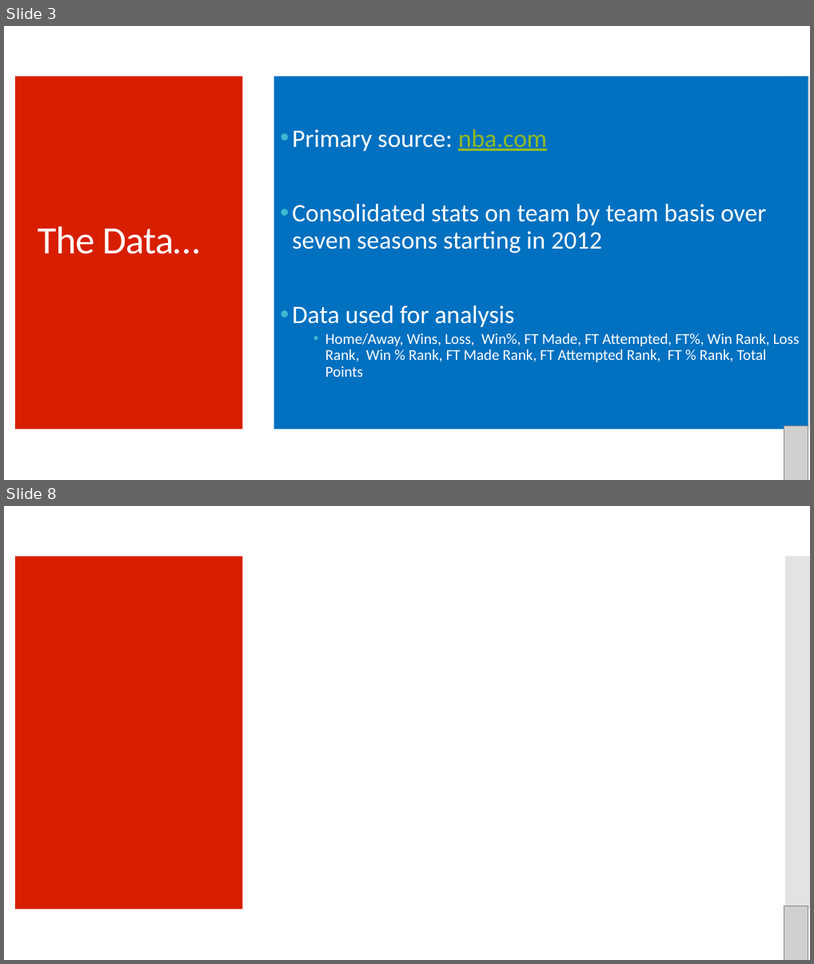
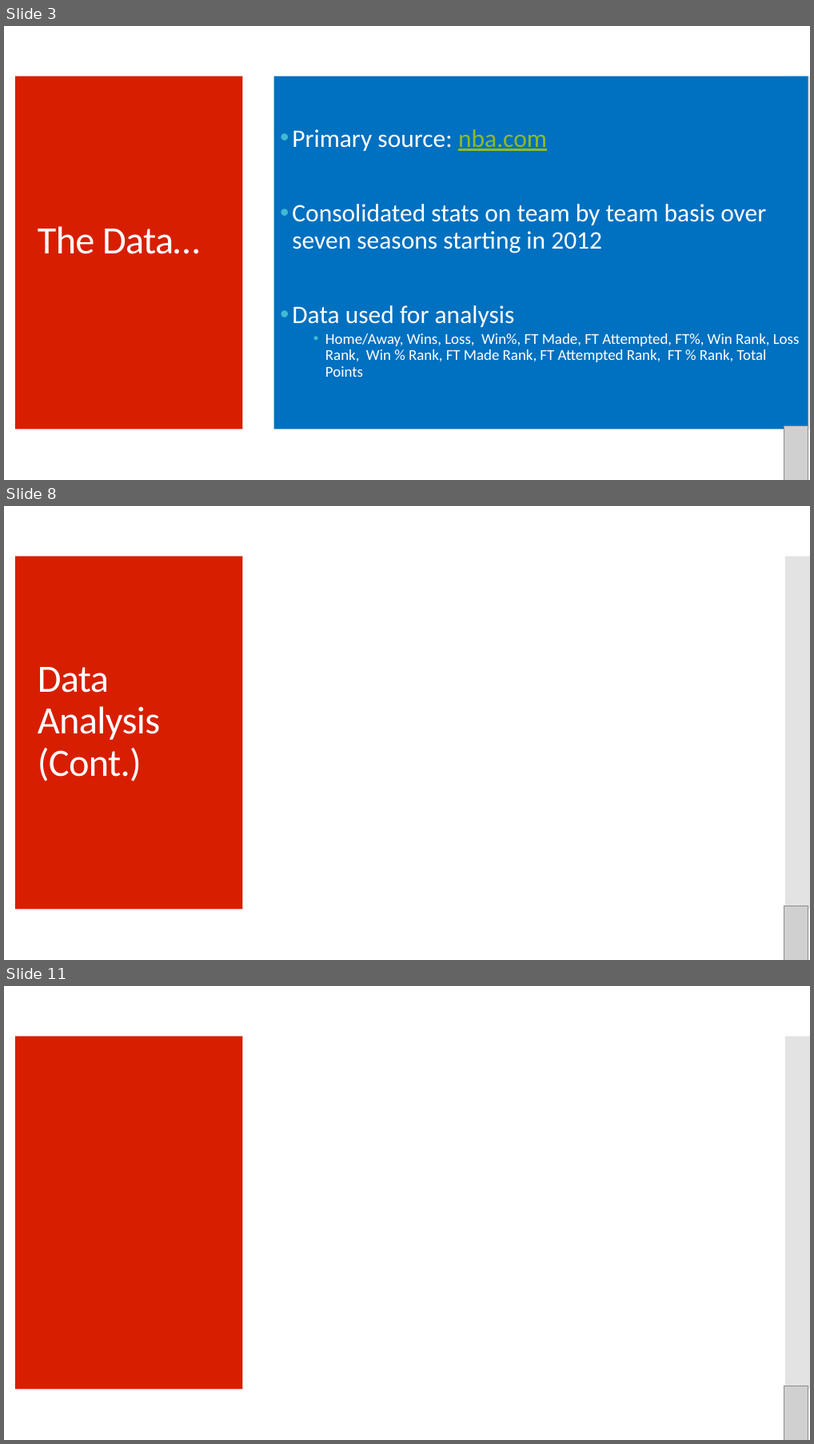
Before and after one commit to cnwaubi/LuckyNumber7, a slide deck: Presentation.pptx. Shown one above the other, each under a label of ours: slides 3 and 8 before the commit, slides 3, 8 and 11 after it; the slides between them are not shown. The pictures are 814x964 and 814x1444 pixels, drawn with LibreOffice and Linux fonts; fonts in the diff are those of the drawing; grey boxes stand for pictures. Boxes give left, top, right and bottom in pixels: in the first picture for what was removed or moved away, otherwise in the second. Text is boxed around its words. In the diff, an @@ line names an element or a change of style, - is before the commit and + after.

```diff
--- a/Presentation.pptx
+++ b/Presentation.pptx
@@ slide 8 added at (4,506,810,960), background #FFFFFF; not listed: 2 template elements that a slide beside it also shows @@
@@ title added at (38,667,160,781), 46 pt, text #FFFFFF @@
+Data
+Analysis
+(Cont.)
@@ picture added at (785,905,809,960) @@
@@ what was slide 8 is now slide 11 @@
```
Also in this commit, not shown: 1 slide changed, 7 other slides added, 5 slides removed.
